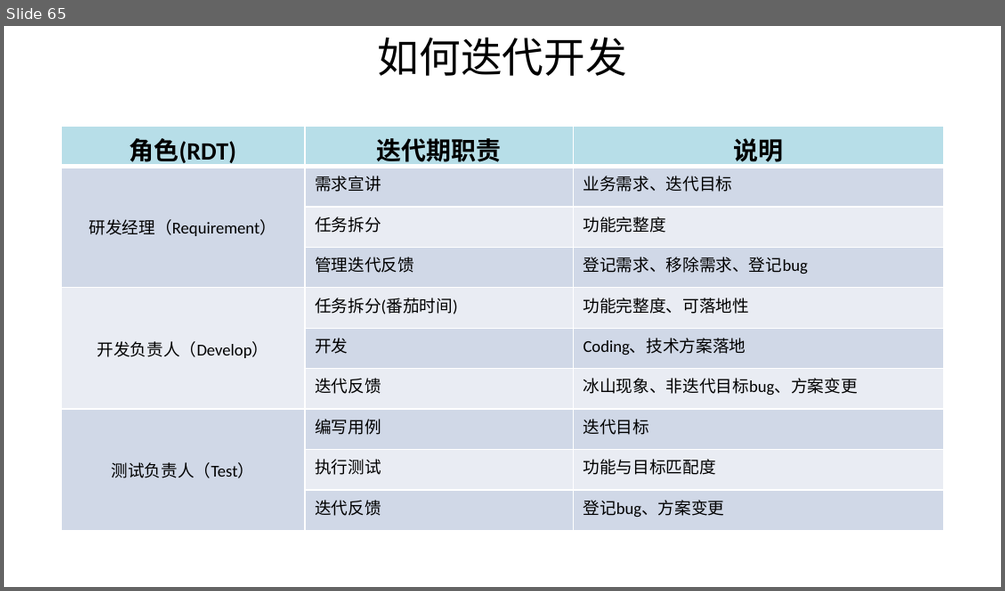
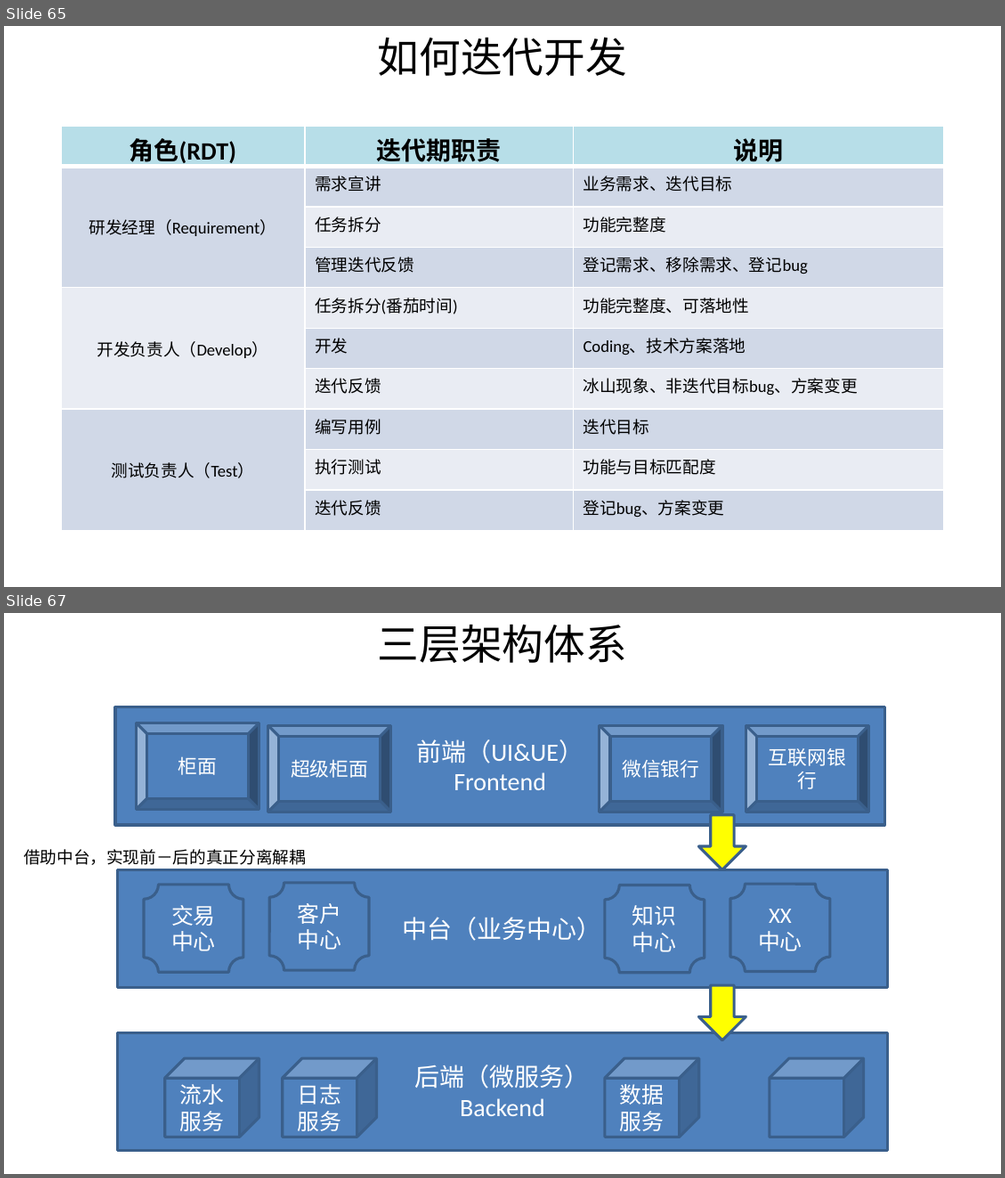
Before and after one commit to shiyunlai/tistools, a slide deck: readme/TIStools.pptx. Shown one above the other, each under a label of ours: slide 65 before the commit, slides 65 and 67 after it; the slides between them are not shown. The pictures are 1005x591 and 1005x1178 pixels, drawn with LibreOffice and Linux fonts; fonts in the diff are those of the drawing. Boxes give left, top, right and bottom in pixels: in the first picture for what was removed or moved away, otherwise in the second. Text is boxed around its words. In the diff, an @@ line names an element or a change of style, - is before the commit and + after.

```diff
--- a/readme/TIStools.pptx
+++ b/readme/TIStools.pptx
@@ slide 67 added at bbox=[4, 613, 1001, 1174], background #FFFFFF @@
@@ text added at bbox=[378, 624, 627, 663], 30 pt, text #000000 @@
+三层架构体系
@@ rectangle added at bbox=[115, 706, 885, 824], fill #4F81BD, outline #3A5F8C 2 pt, 18 pt, text #FFFFFF @@
+前端（UI&UE）
+Frontend
@@ bevel added at bbox=[137, 722, 259, 810], fill #4F81BD, outline #3A5F8C 2 pt, 14 pt, text #FFFFFF @@
+柜面
@@ bevel added at bbox=[268, 726, 391, 812], fill #4F81BD, outline #3A5F8C 2 pt, 14 pt, text #FFFFFF @@
+超级柜面
@@ bevel added at bbox=[599, 726, 721, 812], fill #4F81BD, outline #3A5F8C 2 pt, 14 pt, text #FFFFFF @@
+微信银行
@@ bevel added at bbox=[745, 726, 868, 812], fill #4F81BD, outline #3A5F8C 2 pt, 14 pt, text #FFFFFF @@
+互联网银行
@@ down arrow added at bbox=[699, 815, 745, 870], fill #FFFF00, outline #3A5F8C 2 pt @@
@@ text added at bbox=[24, 849, 306, 865], 12 pt, text #000000 @@
+借助中台，实现前－后的真正分离解耦
@@ rectangle added at bbox=[118, 870, 887, 988], fill #4F81BD, outline #3A5F8C 2 pt, 18 pt, text #FFFFFF @@
+中台（业务中心）
@@ plaque added at bbox=[144, 884, 243, 972], fill #4F81BD, outline #3A5F8C 2 pt, 16 pt, text #FFFFFF @@
+交易中心
@@ plaque added at bbox=[269, 882, 369, 970], fill #4F81BD, outline #3A5F8C 2 pt, 16 pt, text #FFFFFF @@
+客户中心
@@ plaque added at bbox=[605, 885, 704, 973], fill #4F81BD, outline #3A5F8C 2 pt, 16 pt, text #FFFFFF @@
+知识中心
@@ plaque added at bbox=[730, 884, 830, 972], fill #4F81BD, outline #3A5F8C 2 pt, 16 pt, text #FFFFFF @@
+XX
+中心
@@ down arrow added at bbox=[699, 985, 745, 1039], fill #FFFF00, outline #3A5F8C 2 pt @@
@@ rectangle added at bbox=[118, 1033, 887, 1151], fill #4F81BD, outline #3A5F8C 2 pt, 18 pt, text #FFFFFF @@
+后端（微服务）
+Backend
@@ cube added at bbox=[164, 1059, 259, 1137], fill #4F81BD, outline #3A5F8C 2 pt, 16 pt, text #FFFFFF @@
+流水服务
@@ cube added at bbox=[282, 1059, 376, 1137], fill #4F81BD, outline #3A5F8C 2 pt, 16 pt, text #FFFFFF @@
+日志服务
@@ cube added at bbox=[605, 1059, 699, 1137], fill #4F81BD, outline #3A5F8C 2 pt, 16 pt, text #FFFFFF @@
+数据服务
@@ cube added at bbox=[769, 1059, 863, 1137], fill #4F81BD, outline #3A5F8C 2 pt @@
```
Also in this commit, not shown: 1 slide changed, 1 other slide added, 1 other file.
